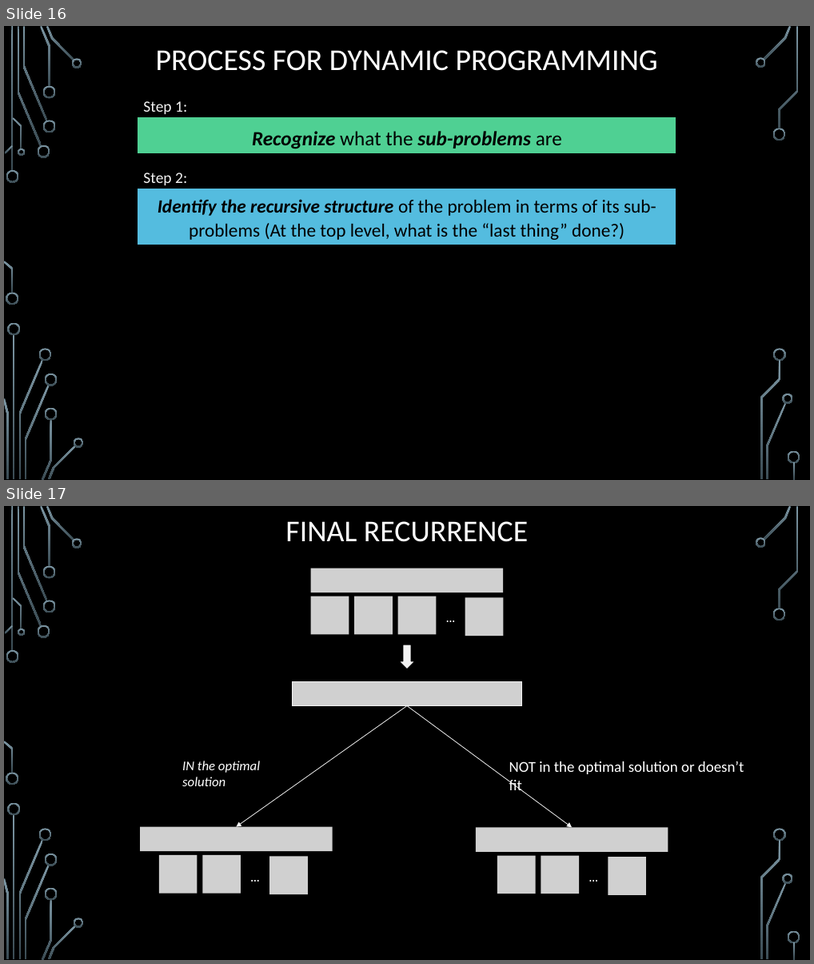
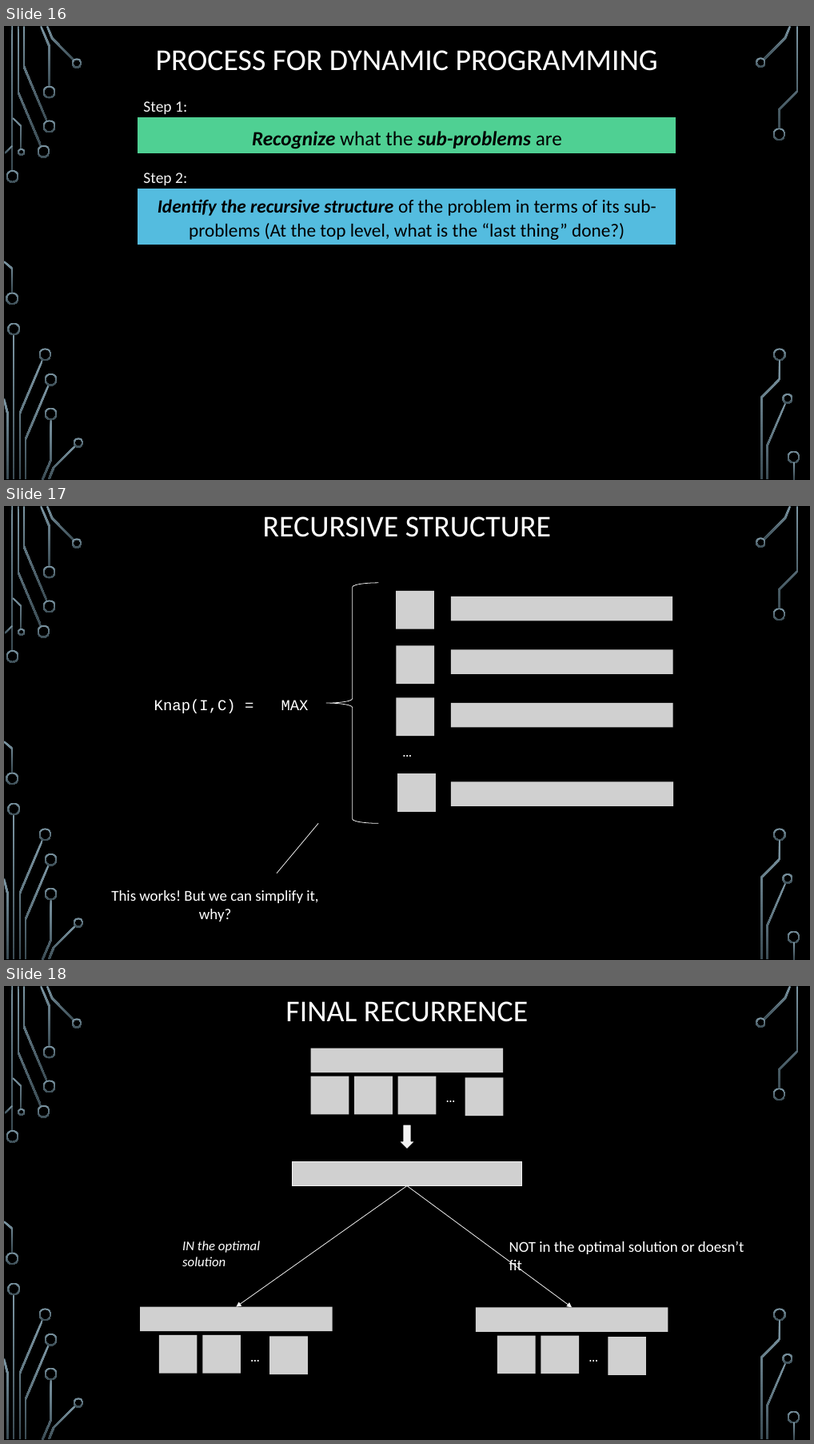
Before and after one commit to markfloryan/dsa2, a slide deck: slides/05-4-DPKnapsack.pptx. Shown one above the other, each under a label of ours: slides 16 and 17 before the commit, slides 16, 17 and 18 after it. The pictures are 814x964 and 814x1444 pixels, drawn with LibreOffice and Linux fonts; fonts in the diff are those of the drawing; grey boxes stand for pictures; background and template pictures are left out. Boxes give left, top, right and bottom in pixels: in the first picture for what was removed or moved away, otherwise in the second. Text is boxed around its words. In the diff, an @@ line names an element or a change of style, - is before the commit and + after.

```diff
--- a/slides/05-4-DPKnapsack.pptx
+++ b/slides/05-4-DPKnapsack.pptx
@@ slide 17 added at [4,506,810,960], background picture (left out); not listed: 36 template elements that a slide beside it also shows @@
@@ title added at [263,516,551,537], 36 pt, text #FFFFFF @@
+RECURSIVE STRUCTURE
@@ group added at [154,583,674,823]: 8 pictures, 2 texts, 1 left brace @@
+Knap(I,C) = MAX
+…
@@ line added from (277, 873) to (318, 823), #F2F2F2 0.75 pt @@
@@ text added at [111,890,318,921], 18 pt, text #FFFFFF @@
+This works! But we can simplify it, why?
@@ what was slide 17 is now slide 18 @@
```
Also in this commit, not shown: 2 other files.
